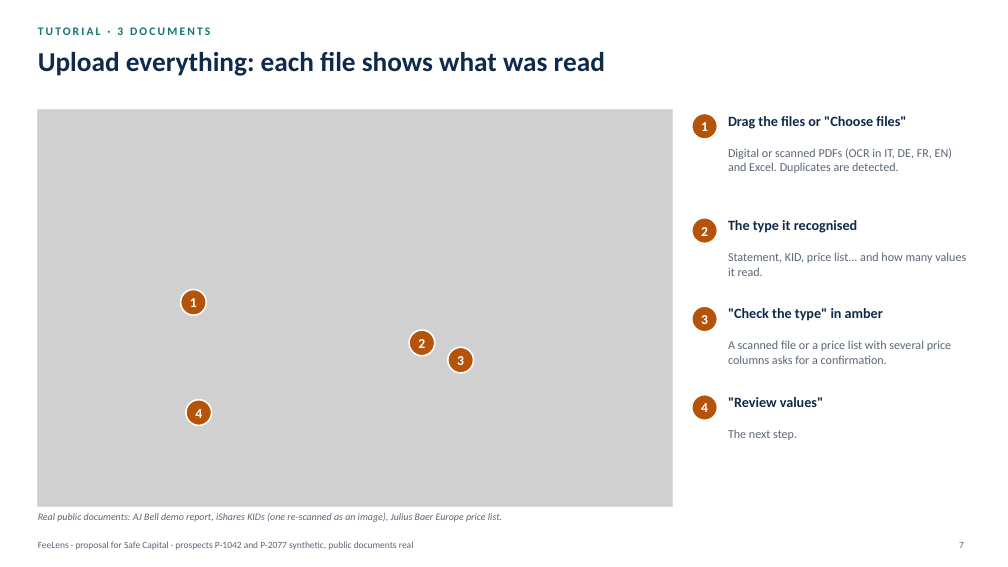
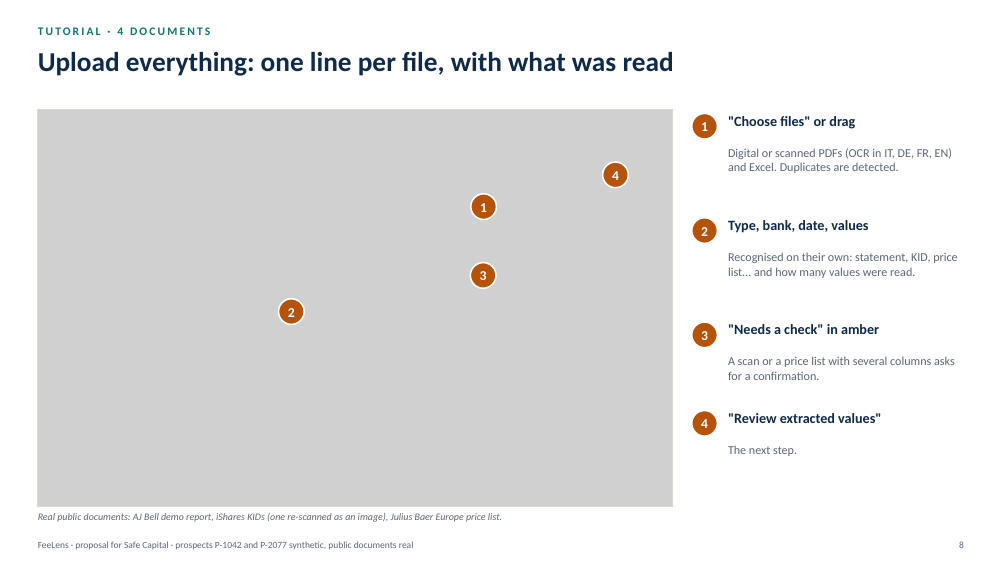
Before and after one commit to rossotti-alessandro/PortfolioCostEngine, a slide deck: slide 8 of slides/FeeLens_Proposal_EN.pptx (slide 7 before the commit). Drawn at 1008x567 pixels with LibreOffice and Linux fonts; fonts in the diff are those of the drawing; grey boxes stand for pictures. Boxes give left, top, right and bottom in pixels: in the first picture for what was removed or moved away, otherwise in the second. Text is boxed around its words. In the diff, an @@ line names an element or a change of style, - is before the commit and + after.

```diff
--- a/slides/FeeLens_Proposal_EN.pptx
+++ b/slides/FeeLens_Proposal_EN.pptx
@@ text at [38, 27, 210, 35]: text changed @@
-TUTORIAL · 3 DOCUMENTS
+TUTORIAL · 4 DOCUMENTS
@@ text at [38, 52, 674, 76]: text changed @@
-Upload everything: each file shows what was read
+Upload everything: one line per file, with what was read
@@ text at [728, 116, 855, 129]: text changed @@
-Drag the files or "Choose files"
+"Choose files" or drag
@@ text "4": place and size @@
-text "4" at [195, 409, 202, 418]
+text "4" at [612, 171, 619, 180]
@@ ellipse: place and size @@
-ellipse at [186, 400, 212, 426]
+ellipse at [603, 162, 628, 188]
@@ text "1": place and size @@
-text "1" at [190, 298, 197, 307]
+text "1" at [480, 203, 487, 212]
@@ ellipse: place and size @@
-ellipse at [181, 290, 206, 315]
+ellipse at [471, 194, 497, 219]
@@ text at [728, 220, 868, 233]: text changed @@
-The type it recognised
+Type, bank, date, values
@@ text "3": place and size @@
-text "3" at [457, 356, 464, 365]
+text "3" at [480, 271, 487, 280]
@@ ellipse: place and size @@
-ellipse at [448, 347, 473, 373]
+ellipse at [470, 262, 496, 288]
@@ text at [728, 252, 957, 278]: text changed @@
-Statement, KID, price list... and how many values it read.
+Recognised on their own: statement, KID, price list... and how many values were read.
@@ text "2": place and size @@
-text "2" at [418, 339, 425, 348]
+text "2" at [288, 308, 295, 317]
@@ ellipse: place and size @@
-ellipse at [409, 330, 435, 356]
+ellipse at [278, 299, 304, 324]
@@ text at [728, 324, 879, 334]: text changed @@
-"Check the type" in amber
+"Needs a check" in amber
@@ text at [728, 356, 955, 380]: text changed @@
-A scanned file or a price list with several price columns asks for a confirmation.
+A scan or a price list with several columns asks for a confirmation.
@@ 3 texts, 2 ellipses: place and size @@
-3 texts, 2 ellipses at [692, 306, 797, 440]
+3 texts, 2 ellipses at [692, 322, 797, 456]
@@ text at [728, 413, 881, 423]: text changed @@
-"Review values"
+"Review extracted values"
```
Also in this commit, not shown: 24 other slides changed, 4 slides added, 1 slide removed, 36 other files.
